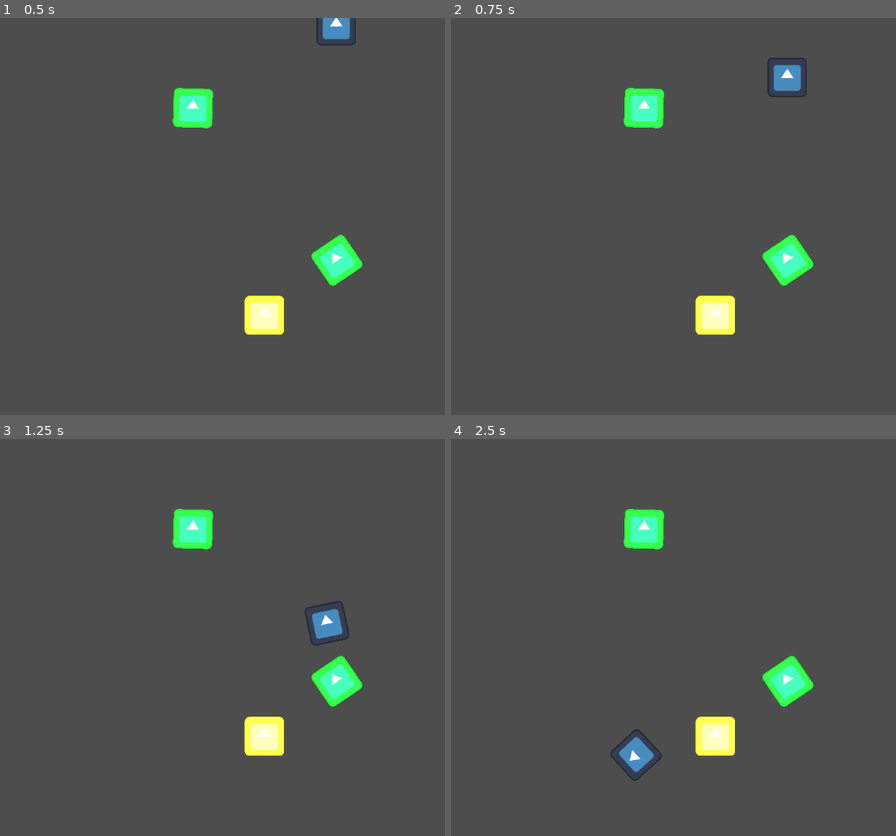
Above: before the commit, frames 1-4 (two rows, left to right).
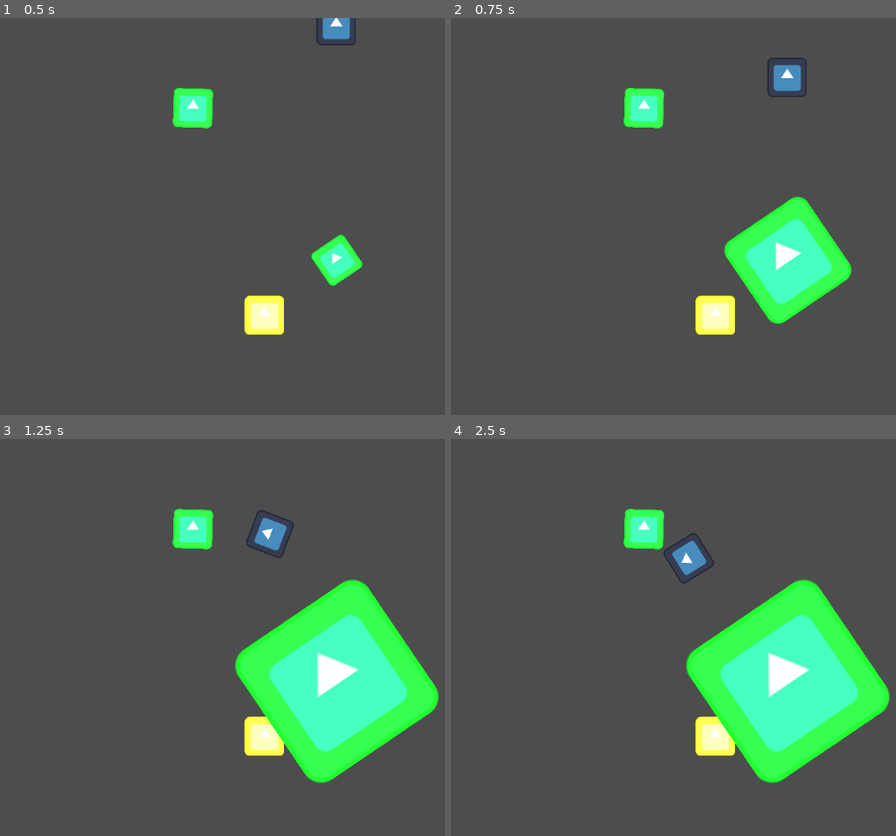
Above: after the commit, the same moments.

Repository: Gamnraa/GMTK-2024
Game: Godot game, scene res://Scenes/Debug.tscn
Same seed, same stepped clock (60 frames per second), same inputs: the game is played once before the commit and once after it. The engine's default icon, where the game draws it, is replaced by a stand-in: a white triangle on a blue panel in a dark square.
Inputs:
- Up to frame 1 (0.5 s): no input
- Up to frame 2 (0.75 s): tap W (key_w, bound only after the commit) at 0.6 s
- Up to frame 3 (1.25 s): no input
- Up to frame 4 (2.5 s): tap W (key_w, bound only after the commit) at 1.35, 2.1 s

Frame 1 is identical in both runs. In frame 2, 5.2% of the frame differs, in the area x 61-91%, y 44-78%; in frame 3, 14%; in frame 4, 15%, in the area x 35-99%, y 23-87%.

Commit message:
Globalized data

Diff:
--- /dev/null
+++ b/Scripts/Global.gd
@@ -0,0 +1,11 @@
+extends Node
+
+
+# Called when the node enters the scene tree for the first time.
+func _ready():
+	randomize()
+
+
+# Called every frame. 'delta' is the elapsed time since the previous frame.
+func _process(delta):
+	pass
--- a/project.godot
+++ b/project.godot
@@ -14,3 +14,30 @@
 run/main_scene="res://Scenes/Debug.tscn"
 config/features=PackedStringArray("4.0", "Forward Plus")
 config/icon="res://icon.svg"
+
+[autoload]
+
+Global="*res://Scripts/Global.gd"
+
+[input]
+
+key_w={
+"deadzone": 0.5,
+"events": [Object(InputEventKey,"resource_local_to_scene":false,"resource_name":"","device":-1,"window_id":0,"alt_pressed":false,"shift_pressed":false,"ctrl_pressed":false,"meta_pressed":false,"pressed":false,"keycode":0,"physical_keycode":87,"key_label":0,"unicode":119,"echo":false,"script":null)
+]
+}
+key_a={
+"deadzone": 0.5,
+"events": [Object(InputEventKey,"resource_local_to_scene":false,"resource_name":"","device":-1,"window_id":0,"alt_pressed":false,"shift_pressed":false,"ctrl_pressed":false,"meta_pressed":false,"pressed":false,"keycode":0,"physical_keycode":65,"key_label":0,"unicode":97,"echo":false,"script":null)
+]
+}
+key_s={
+"deadzone": 0.5,
+"events": [Object(InputEventKey,"resource_local_to_scene":false,"resource_name":"","device":-1,"window_id":0,"alt_pressed":false,"shift_pressed":false,"ctrl_pressed":false,"meta_pressed":false,"pressed":false,"keycode":0,"physical_keycode":83,"key_label":0,"unicode":115,"echo":false,"script":null)
+]
+}
+key_d={
+"deadzone": 0.5,
+"events": [Object(InputEventKey,"resource_local_to_scene":false,"resource_name":"","device":-1,"window_id":0,"alt_pressed":false,"shift_pressed":false,"ctrl_pressed":false,"meta_pressed":false,"pressed":false,"keycode":0,"physical_keycode":68,"key_label":0,"unicode":100,"echo":false,"script":null)
+]
+}
